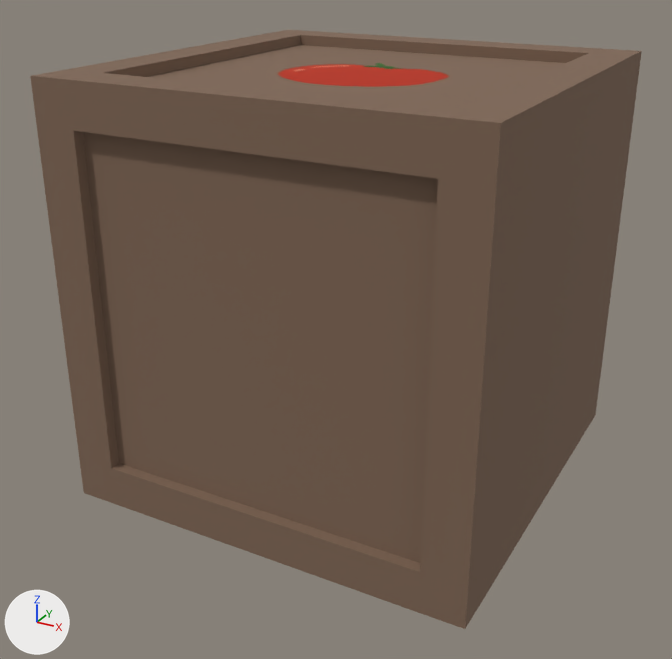
The glTF model contents/meshes/ingredient_crates/ingredient_crate_tomato.glb, before and after one commit.
Camera for both pictures: a 50 mm lens placed at (0.978, -1.901, 1.288), pointed at (-0.026, -0.076, 0.376). Every picture has the same lights, and +X, +Y and +Z are marked at lower left. The picture after the commit comes second.

The first picture shows 'Ingredient_Crate2'.
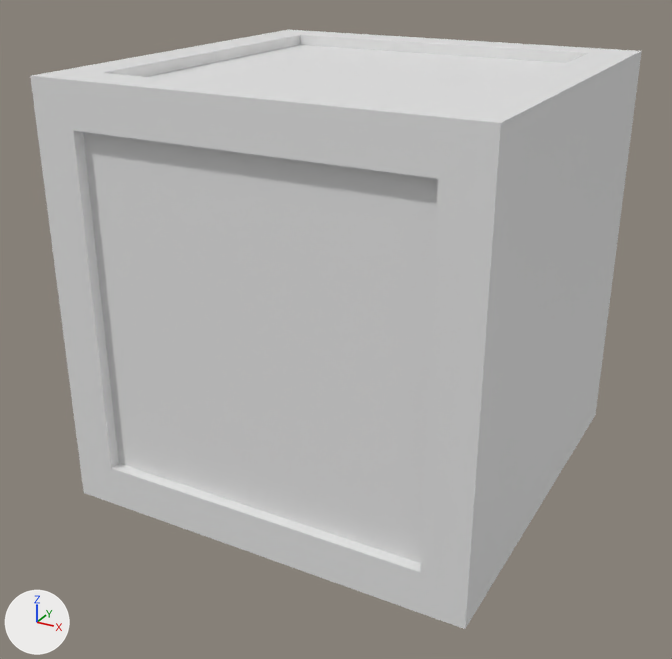
Edits to the scene script, one JSON object a line:
```json
{"block": "me_ingredient_crate2", "where": "me_ingredient_crate2.from_pydata(...)  # 24 vertices, 44 faces; spans x -0.5..0.5, y -0.5..0.5, z -0.5..0.5"}
{"op": "remove", "block": "me_ingredient_crate2", "code": "me_ingredient_crate2.materials.append(mat_material_crate)  # picture img_ingredient_crate_meat"}
```

Where the change shows, as pixel boxes (x1, y1, x2, y2) in the pictures (672 x 659 px):
```json
{"object": "Ingredient_Crate2", "change": "recoloured", "before": [30, 30, 642, 629], "after": [30, 30, 642, 629], "on screen": "brown to white"}
```
